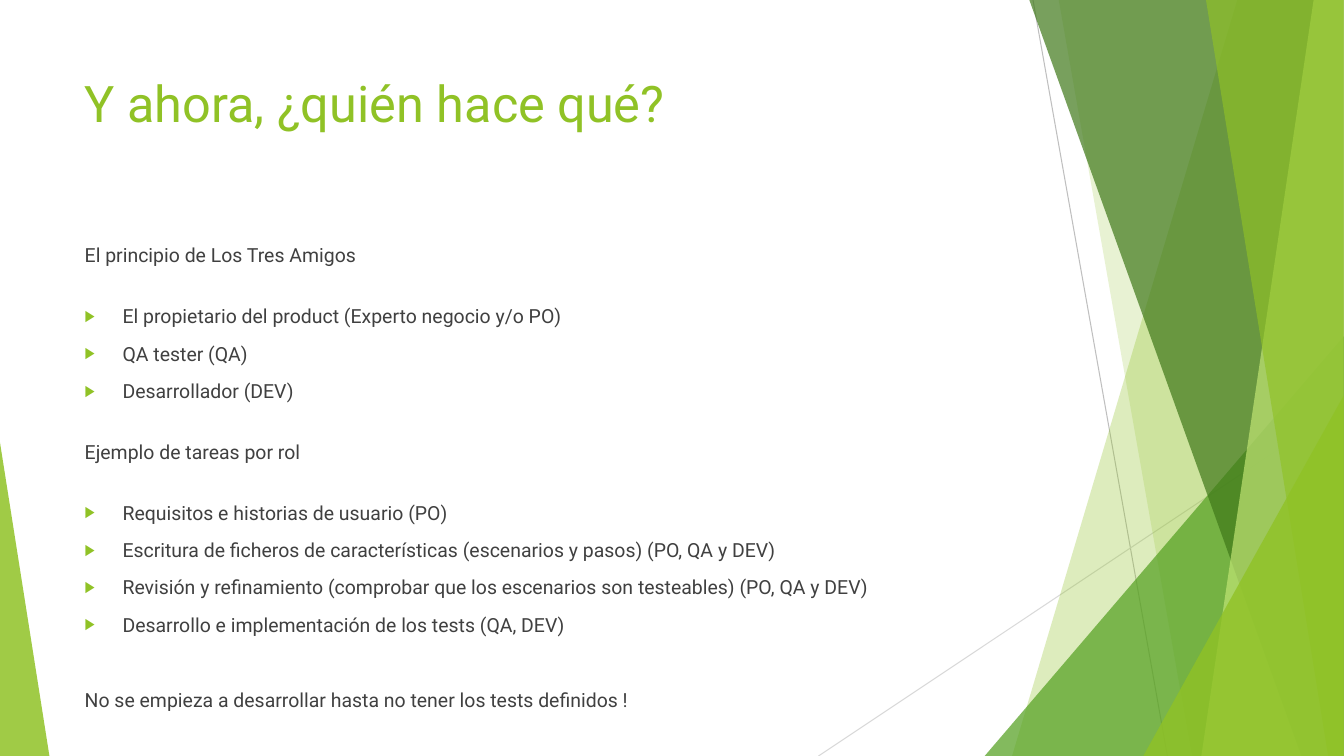
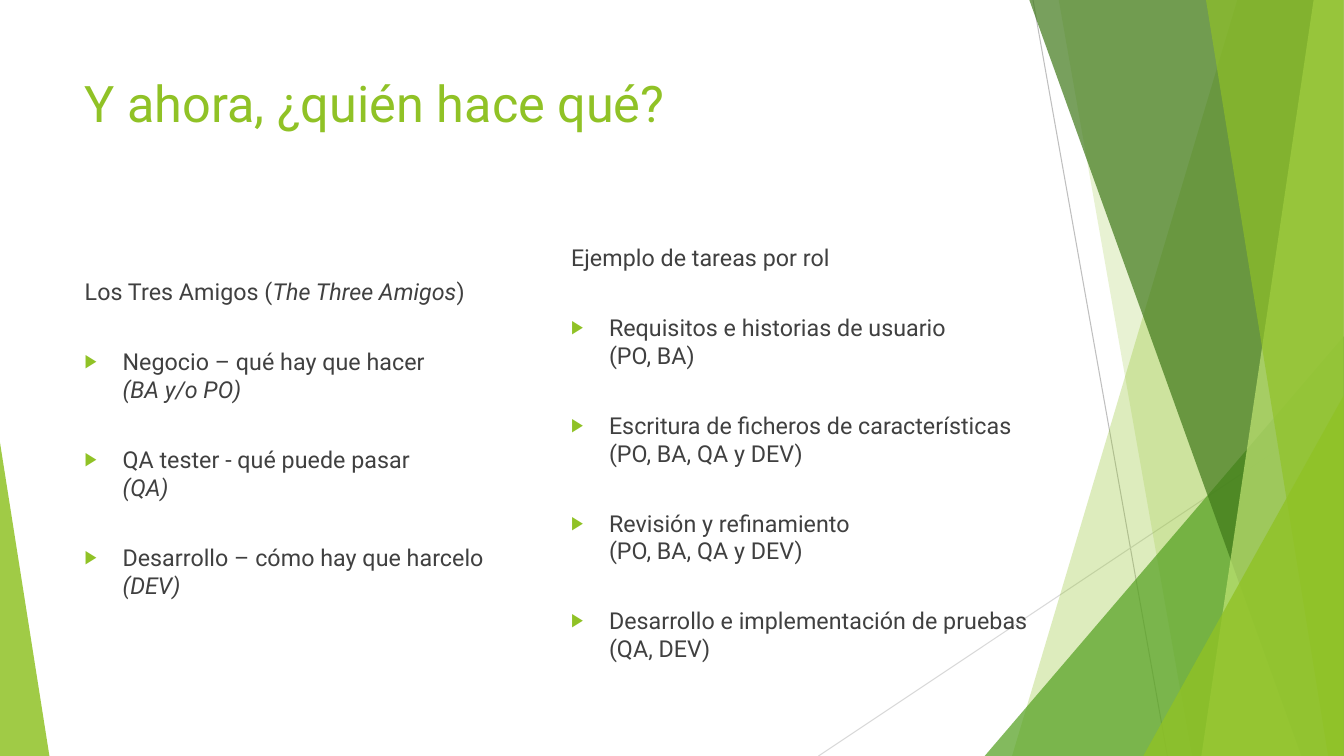
Before and after one commit to The-Fellowship-of-Code/bdd-with-cucumber, a slide deck: slide 11 of slides.pptx. Drawn at 1344x756 pixels with LibreOffice and Linux fonts; fonts in the diff are those of the drawing. Boxes give left, top, right and bottom in pixels: in the first picture for what was removed or moved away, otherwise in the second. Text is boxed around its words. In the diff, an @@ line names an element or a change of style, - is before the commit and + after.

Commit message:
feat: updated slides

```diff
--- a/slides.pptx
+++ b/slides.pptx
@@ text "Los Tres Amigos (The Three ..." at (x1=85, y1=281, x2=484, y2=599): vertical alignment top to middle @@
@@ text added at (x1=571, y1=248, x2=1027, y2=662), 16.6 pt, text #404040 @@
+Ejemplo de tareas por rol
+▶ Requisitos e historias de usuario
+  (PO, BA)
+▶ Escritura de ficheros de características
+  (PO, BA, QA y DEV)
+▶ Revisión y refinamiento
+  (PO, BA, QA y DEV)
+▶ Desarrollo e implementación de pruebas (QA, DEV)
@@ text at (x1=85, y1=281, x2=484, y2=599): text changed; size 13.9 to 16.6 pt @@
-El principio de Los Tres Amigos
-▶ El propietario del product (Experto negocio y/o PO)
-▶ QA tester (QA)
-▶ Desarrollador (DEV)
-Ejemplo de tareas por rol
-▶ Requisitos e historias de usuario (PO)
-▶ Escritura de ficheros de características (escenarios y pasos) (PO, QA y DEV)
-▶ Revisión y refinamiento (comprobar que los escenarios son testeables) (PO, QA y DEV)
-▶ Desarrollo e implementación de los tests (QA, DEV)
-No se empieza a desarrollar hasta no tener los tests definidos !
+Los Tres Amigos (The Three Amigos)
+▶ Negocio – qué hay que hacer
+  (BA y/o PO)
+▶ QA tester - qué puede pasar
+  (QA)
+▶ Desarrollo – cómo hay que harcelo (DEV)
```
Also in this commit, not shown: 9 other slides changed, 2 slides added, 2 slides removed.
